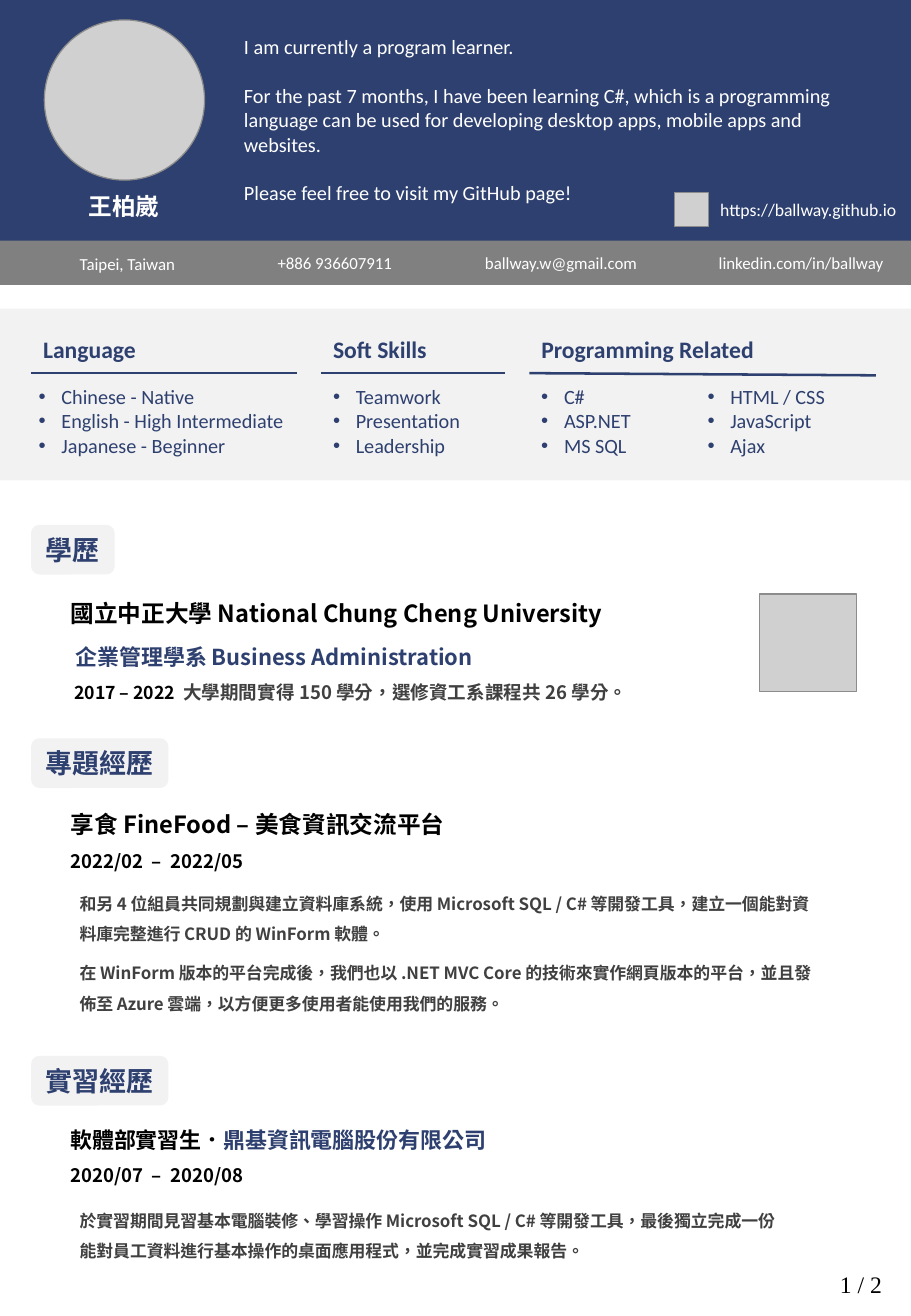
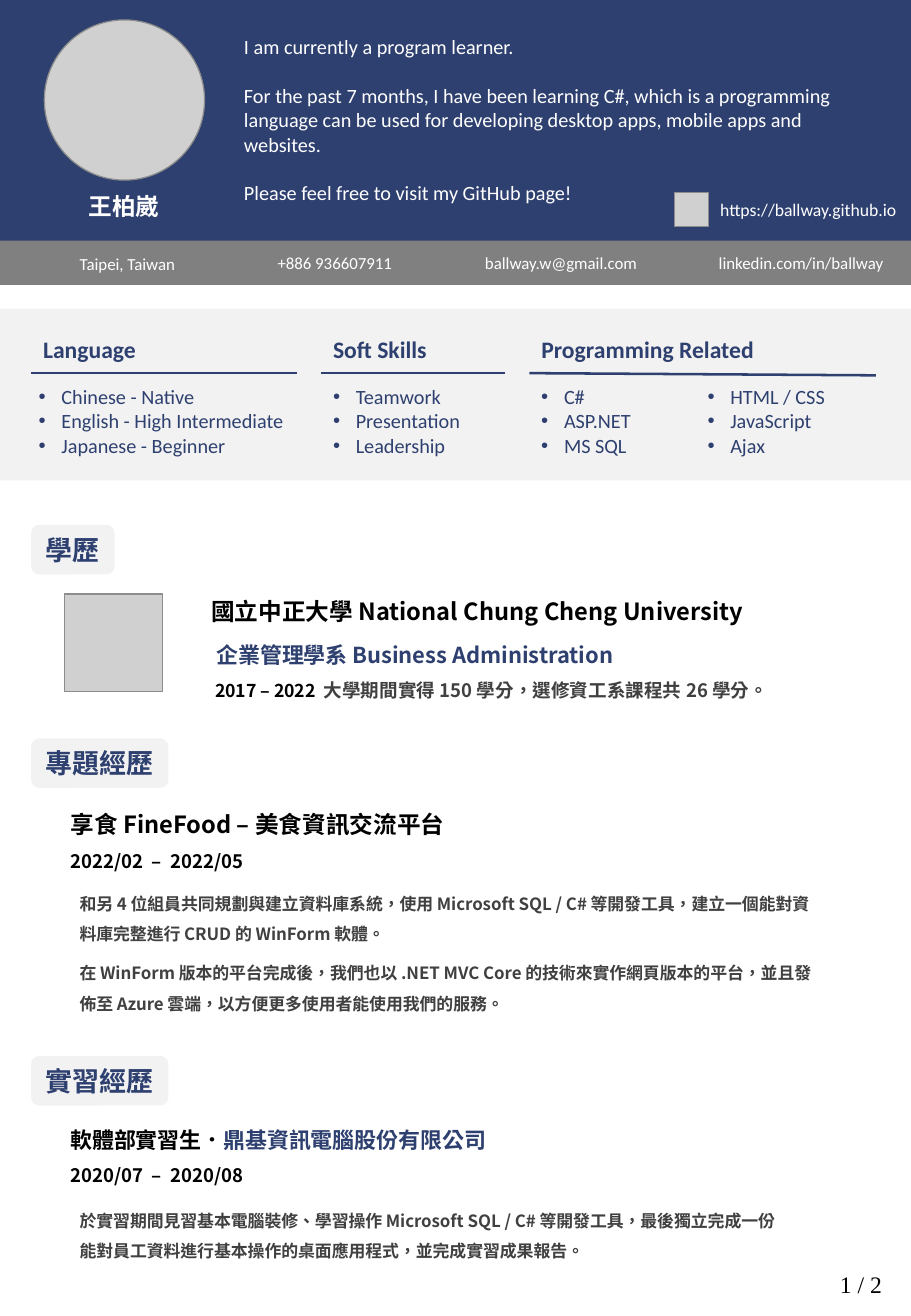
Before and after one commit to ballway/ballway.github.io, a slide deck: slide 1 of files/ballway_resume.pptx. Drawn at 911x1316 pixels with LibreOffice and Linux fonts; fonts in the diff are those of the drawing; grey boxes stand for pictures; background and template pictures are left out. Boxes give left, top, right and bottom in pixels: in the first picture for what was removed or moved away, otherwise in the second. Text is boxed around its words. In the diff, an @@ line names an element or a change of style, - is before the commit and + after.

```diff
--- a/files/ballway_resume.pptx
+++ b/files/ballway_resume.pptx
@@ picture: place and size @@
-picture at <box>759,594,856,691</box>
+picture at <box>64,594,162,691</box>
@@ text "國立中正大學 National Chung Cheng University": place and size @@
-text "國立中正大學 National Chung Cheng University" at <box>70,602,628,701</box>
+text "國立中正大學 National Chung Cheng University" at <box>211,600,768,699</box>
```
Also in this commit, not shown: 1 other slide changed, 1 other file.
